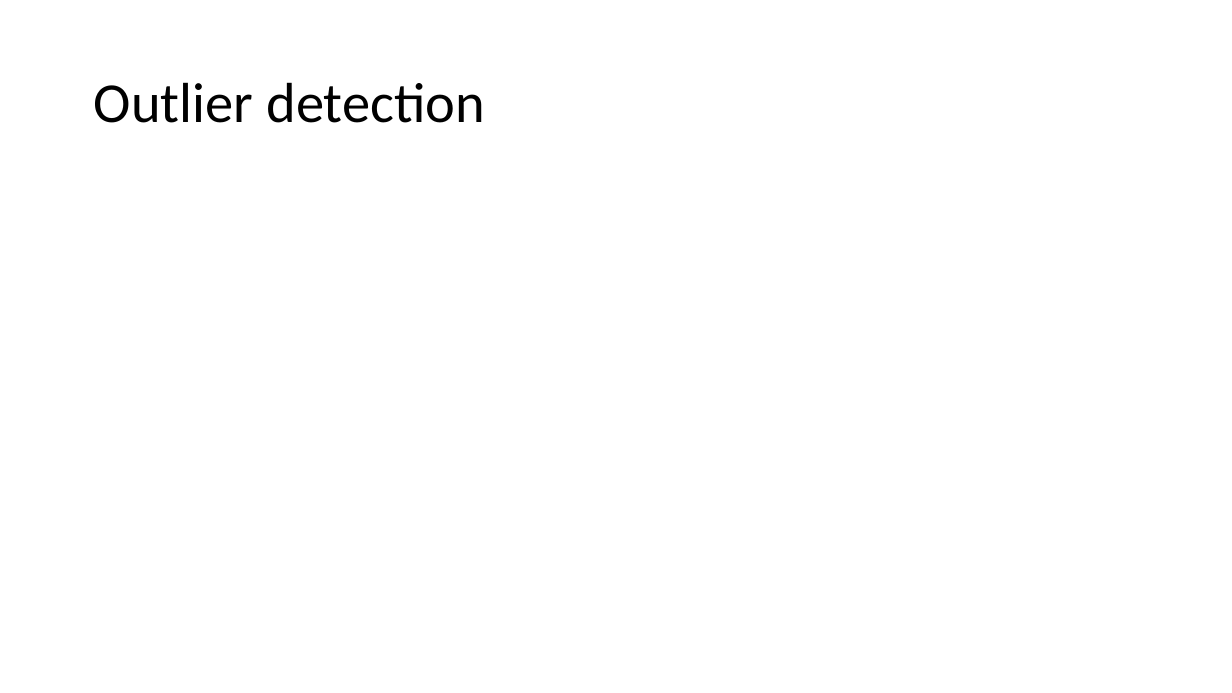
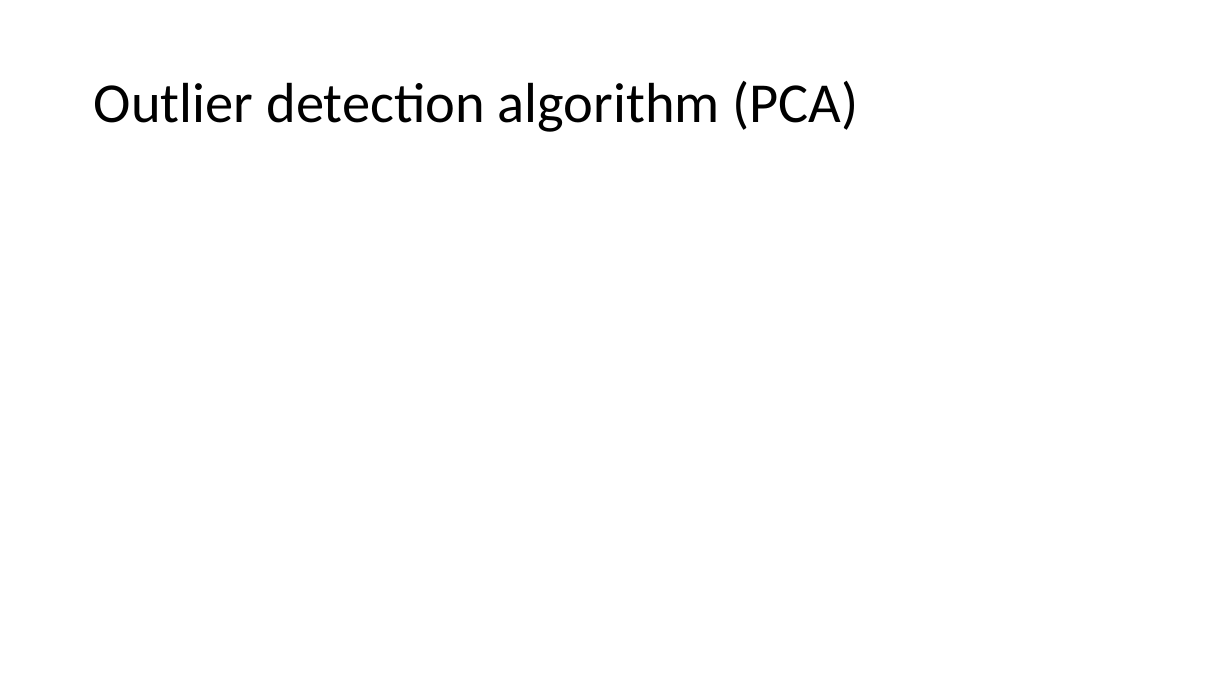
Before and after one commit to leezx/GBSI, a slide deck: slide 11 of MSIC.pptx (slide 3 before the commit). Drawn at 1232x693 pixels with LibreOffice and Linux fonts; fonts in the diff are those of the drawing. Boxes give left, top, right and bottom in pixels: in the first picture for what was removed or moved away, otherwise in the second. Text is boxed around its words. In the diff, an @@ line names an element or a change of style, - is before the commit and + after.

```diff
--- a/MSIC.pptx
+++ b/MSIC.pptx
@@ title at (94, 81, 859, 132): text changed @@
-Outlier detection
+Outlier detection algorithm (PCA)
```
Also in this commit, not shown: 3 other slides changed, 15 slides added, 10 other files.
